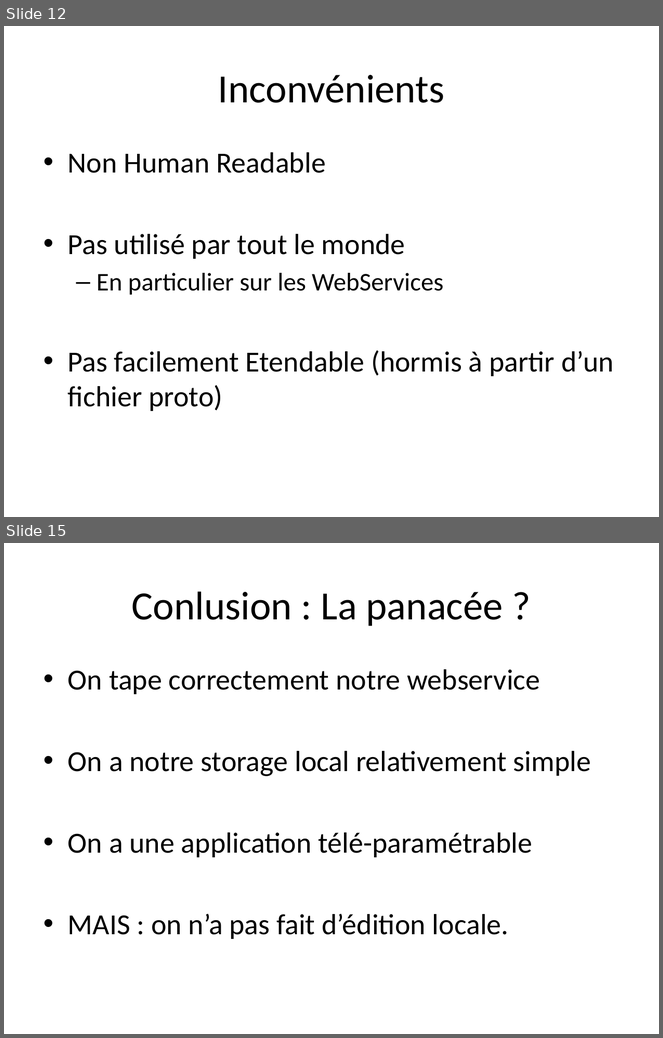
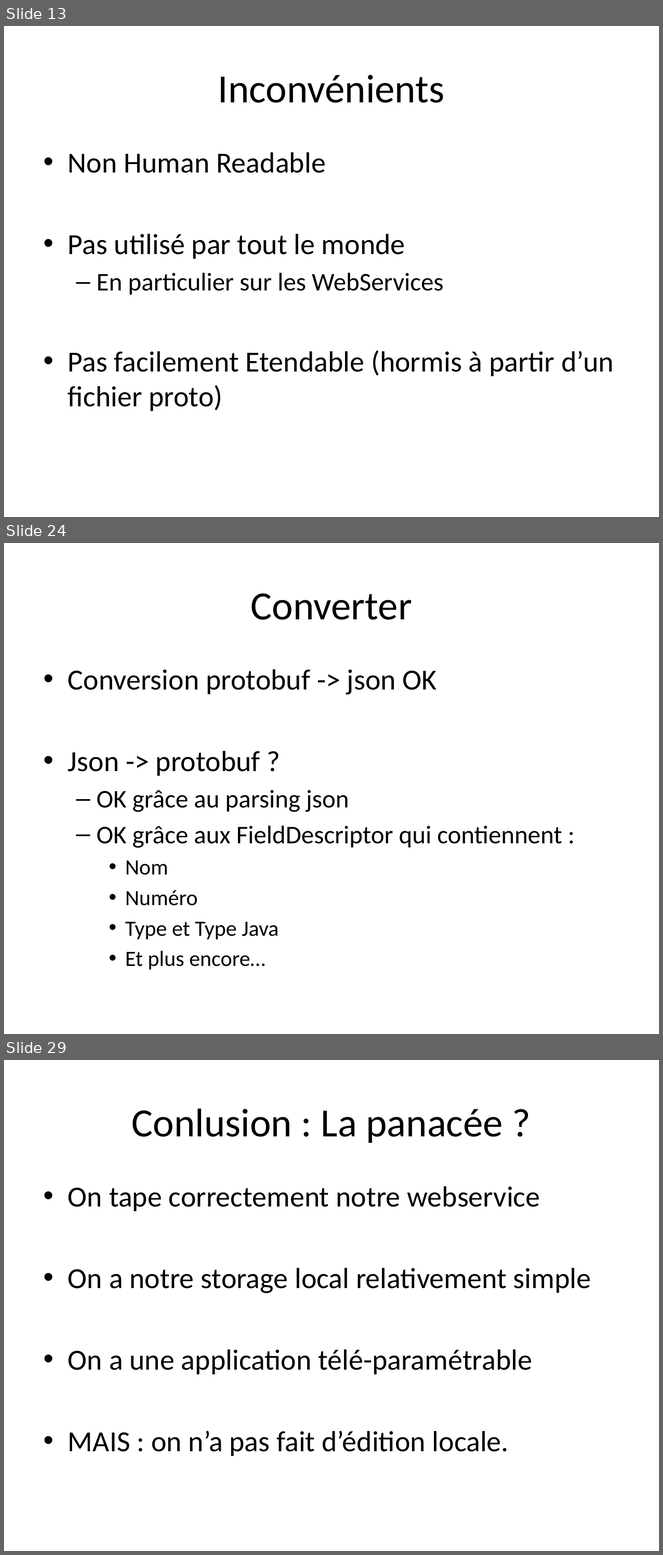
Before and after one commit to TheCopycat/protobuf-powered-android, a slide deck: protobuf-powered.pptx. Shown one above the other, each under a label of ours: slides 12 and 15 before the commit, slides 13, 24 and 29 after it; the slides between them are not shown. The pictures are 663x1038 and 663x1555 pixels, drawn with LibreOffice and Linux fonts; fonts in the diff are those of the drawing. Boxes give left, top, right and bottom in pixels: in the first picture for what was removed or moved away, otherwise in the second. Text is boxed around its words. In the diff, an @@ line names an element or a change of style, - is before the commit and + after.

```diff
--- a/protobuf-powered.pptx
+++ b/protobuf-powered.pptx
@@ slide 24 added at [4,543,659,1034], background #FFFFFF @@
@@ title added at [251,593,412,620], 44 pt, text #000000 @@
+Converter
@@ text added at [68,669,562,970], 28 pt, text #000000 @@
+• Conversion protobuf -> json OK
+• Json -> protobuf ?
+  – OK grâce au parsing json
+  – OK grâce aux FieldDescriptor qui contiennent :
+    • Nom
+    • Numéro
+    • Type et Type Java
+    • Et plus encore…
@@ what was slide 12 is now slide 13 @@
@@ what was slide 15 is now slide 29 @@
```
Also in this commit, not shown: 5 slides changed, 13 other slides added.
